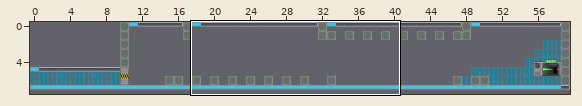
Tiled map -- maps/tieldmaps/world3/solo/metalman/09.tmx. The first picture is a wide view before the edit; the outline marks the close-up.
Close-up. The starting point:
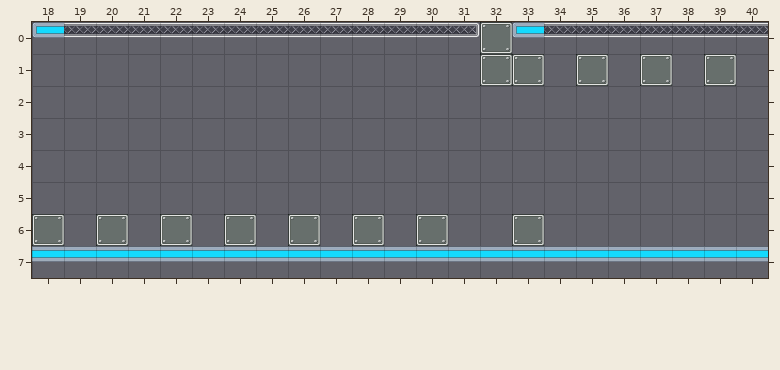
Cells are 64x64 px. Shown: x 18..40, y 0..7. The commit also changed other parts of the map, which this record leaves out.
Once edited:
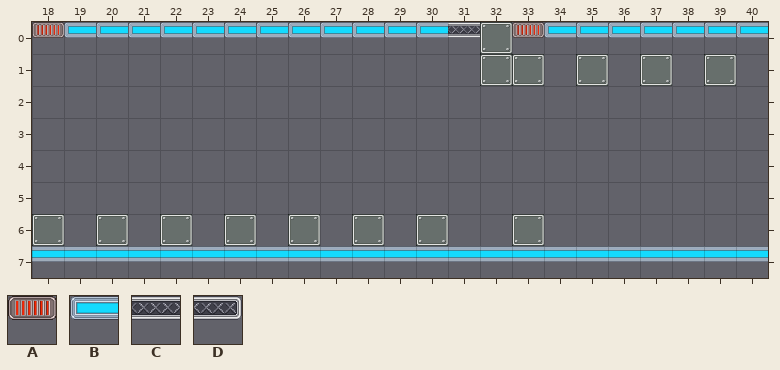
Key: from "alone": A 0; from "left": B 0; from "mid": C 0; from "right": D 0.
_ is an empty cell, . an unchanged one.
What changed:
--- layer "front"
@@ x 18..40 @@
-0 BCCCCCCCCCCCCD.BCCCCCCC
+0 ABBBBBBBBBBBBC.ABBBBBBB
Where, in picture pixels (left, top, right, bottom), the same in both close-ups:
changed: (32, 22, 480, 38)
changed: (512, 22, 768, 38)
